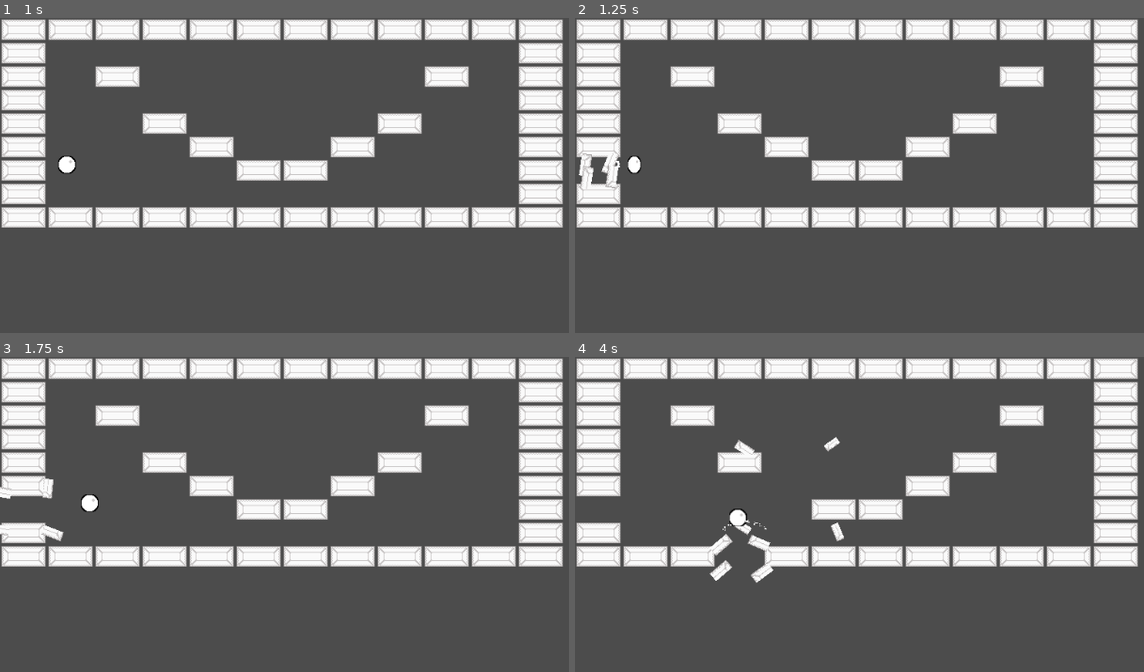
Above: before the commit, frames 1-4 (two rows, left to right).
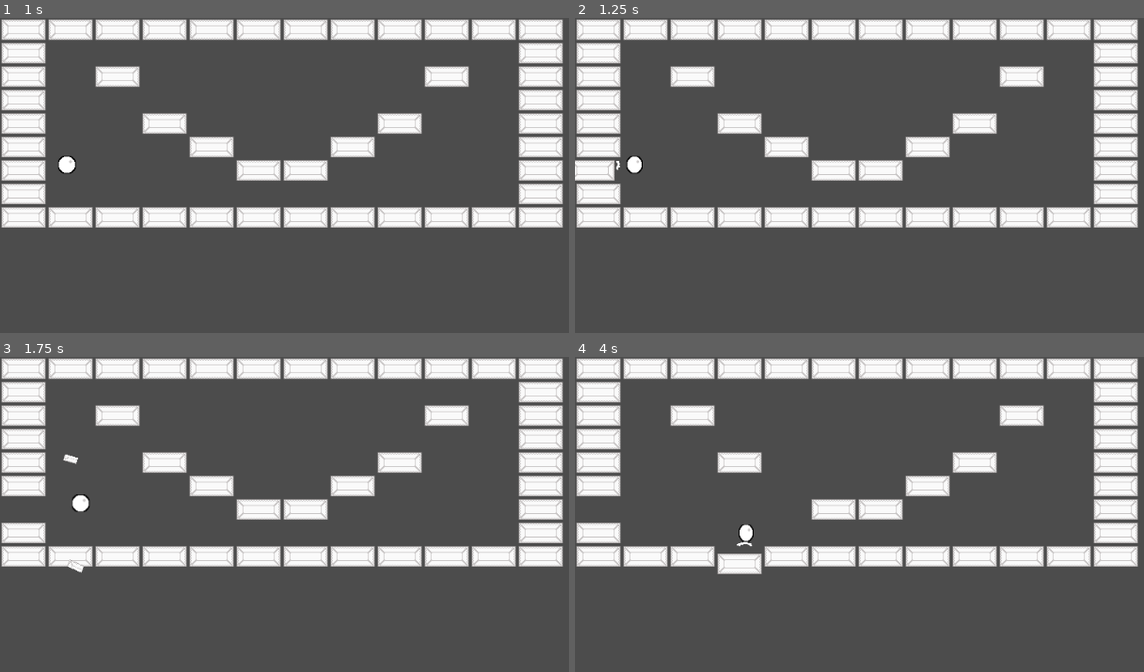
Above: after the commit, the same moments.

Repository: Anatolij-Grigorjev/Breakout4Godot
Game: Godot game, scene res://BreakoutGame.tscn
Two runs of this game, one before a commit and one after it. Both use one fixed random seed, a clock stepped at 60 frames per second and the inputs below. Before the commit the project has no main scene; this scene is started directly in both runs.
Inputs (mouse positions are in pixels of both pictures, inside the frame that each line leads up to):
- Up to frame 1 (1 s): tap Enter at 0.5 s; move the mouse to (540, 216) at 0.52 s; tap Alt at 0.6 s; click (540, 216) at 0.67 s
- Up to frame 2 (1.25 s): no input
- Up to frame 3 (1.75 s): drag from (227, 599) to (341, 665) at 1.27 s
- Up to frame 4 (4 s): move the mouse to (1024, 479) at 2.02 s; tap Shift at 2.1 s; click (1024, 479) at 2.17 s; drag from (916, 665) to (722, 511) at 2.77 s; move the mouse to (outside the picture) at 3.52 s; tap Ctrl at 3.6 s; click (outside the picture) at 3.67 s

Frame 1 is identical in both runs. In frame 2, 0.5% of the frame differs, in the area x 0-12%, y 42-55%; in frame 3, 0.6%; in frame 4, 1.4%, in the area x 23-48%, y 25-72%.

Commit message:
add more juice to ball hit brick in bricks scene

Diff:
--- a/game/BreakoutGame.tscn
+++ b/game/BreakoutGame.tscn
@@ -23,6 +23,7 @@
 position = Vector2( 1044, 0 )
 
 [node name="Ball" parent="." instance=ExtResource( 1 )]
+speed = 99.0
 
 [node name="ParticlesBattery" type="Node2D" parent="."]
 script = ExtResource( 6 )
--- a/game/ball/Ball.gd
+++ b/game/ball/Ball.gd
@@ -19,7 +19,7 @@
 
 	if collision.collider.is_in_group("bricks"):
 		var tilemap: BricksMap = collision.collider as BricksMap
-		tilemap.bricks_hit_at(collision.position)
+		tilemap.bricks_hit_at(collision.position, collision.normal)
 		anim.play("hit-squish")
 
 	emit_signal("ball_collided", collision)
--- a/game/ball/Ball.tscn
+++ b/game/ball/Ball.tscn
@@ -83,7 +83,7 @@
 
 [sub_resource type="Animation" id=4]
 resource_name = "bounce-strech"
-length = 0.5
+length = 0.2
 step = 0.05
 tracks/0/type = "value"
 tracks/0/path = NodePath("Sprite:position")
@@ -92,7 +92,7 @@
 tracks/0/imported = false
 tracks/0/enabled = true
 tracks/0/keys = {
-"times": PoolRealArray( 0, 0.25, 0.5 ),
+"times": PoolRealArray( 0, 0.1, 0.2 ),
 "transitions": PoolRealArray( 2.2974, 1, 1 ),
 "update": 0,
 "values": [ Vector2( 5, 0 ), Vector2( 0, 0 ), Vector2( 0, 0 ) ]
@@ -104,7 +104,7 @@
 tracks/1/imported = false
 tracks/1/enabled = true
 tracks/1/keys = {
-"times": PoolRealArray( 0, 0.25, 0.5 ),
+"times": PoolRealArray( 0, 0.1, 0.2 ),
 "transitions": PoolRealArray( 1.6245, 0.466516, 1 ),
 "update": 0,
 "values": [ Vector2( 0.75, 1 ), Vector2( 1.25, 0.9 ), Vector2( 1, 1 ) ]
@@ -116,7 +116,7 @@
 tracks/2/imported = false
 tracks/2/enabled = true
 tracks/2/keys = {
-"times": PoolRealArray( 0, 0.25, 0.5 ),
+"times": PoolRealArray( 0, 0.1, 0.2 ),
 "transitions": PoolRealArray( 2.46229, 0.574349, 1 ),
 "update": 0,
 "values": [ 0.0, 150.0, 100.0 ]
@@ -177,6 +177,7 @@
 
 [node name="Ball" type="KinematicBody2D"]
 script = ExtResource( 2 )
+speed = 100.0
 
 [node name="Sprite" type="Sprite" parent="."]
 texture = ExtResource( 1 )
@@ -185,7 +186,6 @@
 shape = SubResource( 1 )
 
 [node name="AnimationPlayer" type="AnimationPlayer" parent="."]
-playback_speed = 3.0
 anims/RESET = SubResource( 2 )
 anims/bounce-strech = SubResource( 4 )
 anims/hit-squish = SubResource( 3 )
--- a/game/bricks/BrickExplode.gd
+++ b/game/bricks/BrickExplode.gd
@@ -1,7 +1,7 @@
 extends Node2D
 class_name BrickExplode
 
-
+onready var impactTween: Tween = $ImpactTween
 onready var anim: AnimationPlayer = $AnimationPlayer
 
 # Called when the node enters the scene tree for the first time.
@@ -9,6 +9,18 @@
 	pass # Replace with function body.
 
 
-func explode():
+func explode(hit_normal: Vector2):
 	visible = true
+	_build_and_start_impact_tween(hit_normal)
+	yield(impactTween, "tween_all_completed")
 	anim.play("explode")
+
+
+func _build_and_start_impact_tween(hit_normal: Vector2):
+	impactTween.remove_all()
+	impactTween.interpolate_property(
+		self, "position",
+		null, position + (hit_normal * -10),
+		0.25, Tween.TRANS_EXPO, Tween.EASE_OUT
+	)
+	impactTween.start()
--- a/game/bricks/BrickExplode.tscn
+++ b/game/bricks/BrickExplode.tscn
@@ -149,10 +149,34 @@
 "update": 0,
 "values": [ Vector2( 1, 1 ) ]
 }
+tracks/12/type = "value"
+tracks/12/path = NodePath(".:position")
+tracks/12/interp = 1
+tracks/12/loop_wrap = true
+tracks/12/imported = false
+tracks/12/enabled = true
+tracks/12/keys = {
+"times": PoolRealArray( 0 ),
+"transitions": PoolRealArray( 1 ),
+"update": 0,
+"values": [ Vector2( 0, 0 ) ]
+}
+tracks/13/type = "value"
+tracks/13/path = NodePath(".:rotation_degrees")
+tracks/13/interp = 1
+tracks/13/loop_wrap = true
+tracks/13/imported = false
+tracks/13/enabled = true
+tracks/13/keys = {
+"times": PoolRealArray( 0 ),
+"transitions": PoolRealArray( 1 ),
+"update": 0,
+"values": [ 0.0 ]
+}
 
 [sub_resource type="Animation" id=1]
 resource_name = "explode"
-length = 2.0
+length = 0.5
 tracks/0/type = "value"
 tracks/0/path = NodePath("SpriteTopLeft:position")
 tracks/0/interp = 1
@@ -160,7 +184,7 @@
 tracks/0/imported = false
 tracks/0/enabled = true
 tracks/0/keys = {
-"times": PoolRealArray( 0, 2 ),
+"times": PoolRealArray( 0, 0.5 ),
 "transitions": PoolRealArray( 1.7411, 5.65686 ),
 "update": 0,
 "values": [ Vector2( -16, -8 ), Vector2( -160, -160 ) ]
@@ -172,7 +196,7 @@
 tracks/1/imported = false
 tracks/1/enabled = true
 tracks/1/keys = {
-"times": PoolRealArray( 0, 2 ),
+"times": PoolRealArray( 0, 0.5 ),
 "transitions": PoolRealArray( 1.6245, 2.63902 ),
 "update": 0,
 "values": [ Vector2( -16, 8 ), Vector2( -160, 160 ) ]
@@ -184,7 +208,7 @@
 tracks/2/imported = false
 tracks/2/enabled = true
 tracks/2/keys = {
-"times": PoolRealArray( 0, 2 ),
+"times": PoolRealArray( 0, 0.5 ),
 "transitions": PoolRealArray( 1.6245, 0.267943 ),
 "update": 0,
 "values": [ Vector2( 16, -8 ), Vector2( 160, -160 ) ]
@@ -196,7 +220,7 @@
 tracks/3/imported = false
 tracks/3/enabled = true
 tracks/3/keys = {
-"times": PoolRealArray( 0, 2 ),
+"times": PoolRealArray( 0, 0.5 ),
 "transitions": PoolRealArray( 1.41421, 0.164939 ),
 "update": 0,
 "values": [ Vector2( 16, 8 ), Vector2( 160, 160 ) ]
@@ -208,10 +232,10 @@
 tracks/4/imported = false
 tracks/4/enabled = true
 tracks/4/keys = {
-"times": PoolRealArray( 0, 2 ),
-"transitions": PoolRealArray( 0.535887, 0.217637 ),
-"update": 0,
-"values": [ 0.0, 1600.0 ]
+"times": PoolRealArray( 0, 0.5 ),
+"transitions": PoolRealArray( 1, 0.217637 ),
+"update": 0,
+"values": [ 0.0, 360.0 ]
 }
 tracks/5/type = "value"
 tracks/5/path = NodePath("SpriteTopRight:rotation_degrees")
@@ -220,10 +244,10 @@
 tracks/5/imported = false
 tracks/5/enabled = true
 tracks/5/keys = {
-"times": PoolRealArray( 0, 2 ),
-"transitions": PoolRealArray( 0.466516, 0.267943 ),
-"update": 0,
-"values": [ 0.0, 1600.0 ]
+"times": PoolRealArray( 0, 0.5 ),
+"transitions": PoolRealArray( 1.07177, 0.267943 ),
+"update": 0,
+"values": [ 0.0, 360.0 ]
 }
 tracks/6/type = "value"
 tracks/6/path = NodePath("SpriteBottomLeft:rotation_degrees")
@@ -232,10 +256,10 @@
 tracks/6/imported = false
 tracks/6/enabled = true
 tracks/6/keys = {
-"times": PoolRealArray( 0, 2 ),
-"transitions": PoolRealArray( 0.5, 0.25 ),
-"update": 0,
-"values": [ 0.0, 1500.0 ]
+"times": PoolRealArray( 0, 0.5 ),
+"transitions": PoolRealArray( 1.07177, 0.25 ),
+"update": 0,
+"values": [ 0.0, 360.0 ]
 }
 tracks/7/type = "value"
 tracks/7/path = NodePath("SpriteTopLeft:rotation_degrees")
@@ -244,10 +268,10 @@
 tracks/7/imported = false
 tracks/7/enabled = true
 tracks/7/keys = {
-"times": PoolRealArray( 0, 2 ),
-"transitions": PoolRealArray( 0.5, 0.307786 ),
-"update": 0,
-"values": [ 0.0, 1500.0 ]
+"times": PoolRealArray( 0, 0.5 ),
+"transitions": PoolRealArray( 1, 0.307786 ),
+"update": 0,
+"values": [ 0.0, 360.0 ]
 }
 tracks/8/type = "value"
 tracks/8/path = NodePath("SpriteTopLeft:scale")
@@ -256,7 +280,7 @@
 tracks/8/imported = false
 tracks/8/enabled = true
 tracks/8/keys = {
-"times": PoolRealArray( 0, 2 ),
+"times": PoolRealArray( 0, 0.5 ),
 "transitions": PoolRealArray( 2.63902, 0.233258 ),
 "update": 0,
 "values": [ Vector2( 1, 1 ), Vector2( 0.1, 0.1 ) ]
@@ -268,7 +292,7 @@
 tracks/9/imported = false
 tracks/9/enabled = true
 tracks/9/keys = {
-"times": PoolRealArray( 0, 2 ),
+"times": PoolRealArray( 0, 0.5 ),
 "transitions": PoolRealArray( 2, 0.329877 ),
 "update": 0,
 "values": [ Vector2( 1, 1 ), Vector2( 0.1, 0.1 ) ]
@@ -280,7 +304,7 @@
 tracks/10/imported = false
 tracks/10/enabled = true
 tracks/10/keys = {
-"times": PoolRealArray( 0, 2 ),
+"times": PoolRealArray( 0, 0.5 ),
 "transitions": PoolRealArray( 1.51572, 0.307786 ),
 "update": 0,
 "values": [ Vector2( 1, 1 ), Vector2( 0.1, 0.1 ) ]
@@ -292,7 +316,7 @@
 tracks/11/imported = false
 tracks/11/enabled = true
 tracks/11/keys = {
-"times": PoolRealArray( 0, 2 ),
+"times": PoolRealArray( 0, 0.5 ),
 "transitions": PoolRealArray( 2, 0.307786 ),
 "update": 0,
 "values": [ Vector2( 1, 1 ), Vector2( 0.1, 0.1 ) ]
@@ -304,7 +328,7 @@
 tracks/12/imported = false
 tracks/12/enabled = true
 tracks/12/keys = {
-"times": PoolRealArray( 2 ),
+"times": PoolRealArray( 0.5 ),
 "transitions": PoolRealArray( 1 ),
 "values": [ {
 "args": [  ],
@@ -342,3 +366,5 @@
 [node name="AnimationPlayer" type="AnimationPlayer" parent="."]
 anims/RESET = SubResource( 2 )
 anims/explode = SubResource( 1 )
+
+[node name="ImpactTween" type="Tween" parent="."]
--- a/game/bricks/BricksMap.gd
+++ b/game/bricks/BricksMap.gd
@@ -12,15 +12,14 @@
 
 
 
-
-func bricks_hit_at(global_hit_pos: Vector2):
+func bricks_hit_at(global_hit_pos: Vector2, hit_normal: Vector2):
 	var tileIdx: Vector2 = world_to_map(to_local(global_hit_pos))
 	print("global pos: " + String(global_hit_pos) + " tileidx: " + String(tileIdx) + " tile type: " + String(get_cellv(tileIdx)))
 	var tileTypeAtPos = get_cellv(tileIdx)
 	if (tileTypeAtPos != TileMap.INVALID_CELL):
 		set_cellv(tileIdx, TileMap.INVALID_CELL)
 		var explosion = animations_cache[tileIdx]
-		explosion.explode()
+		explosion.explode(hit_normal)
 
 
 
--- a/game/project.godot
+++ b/game/project.godot
@@ -39,6 +39,7 @@
 [application]
 
 config/name="Breakout4Godot"
+run/main_scene="res://BreakoutGame.tscn"
 config/icon="res://icon.png"
 
 [editor_plugins]
